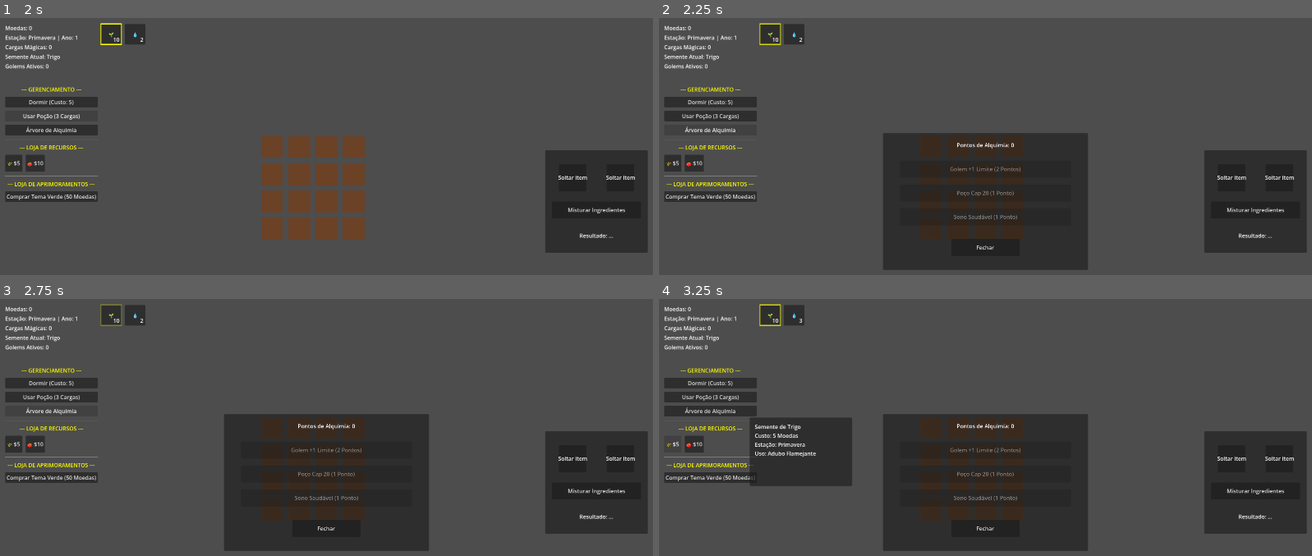
Above: before the commit, frames 1-4 (two rows, left to right).
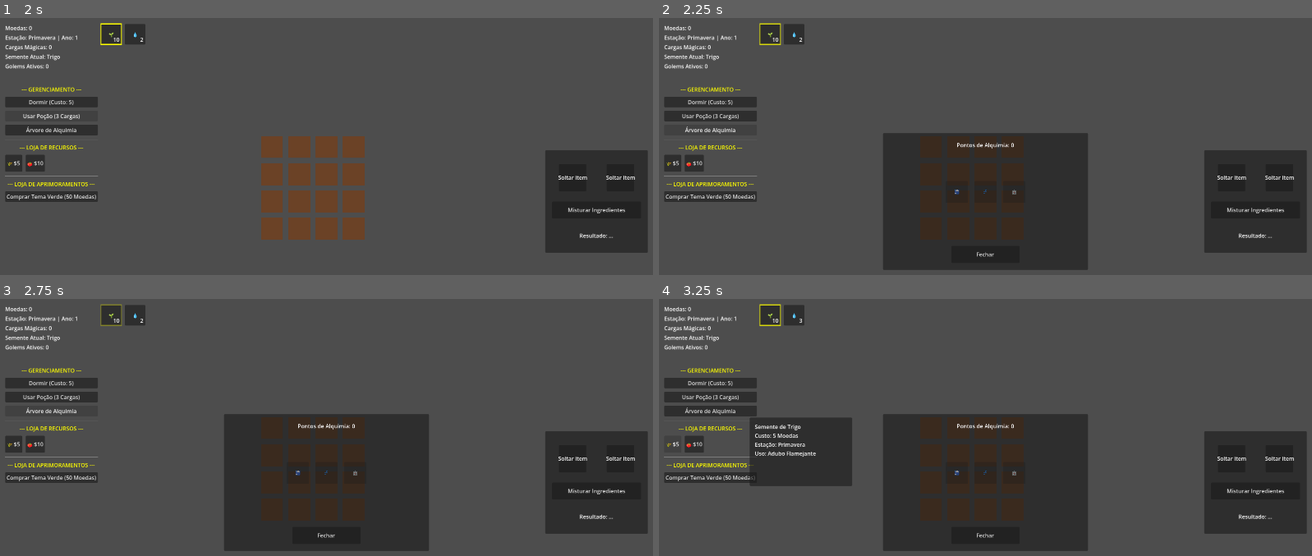
Above: after the commit, the same moments.

Repository: LeandroSatsuki/Cauldron-Crops
Game: Godot game, scene res://Scenes/Main.tscn
The game is run twice, just before and just after one commit, with the same random seed, the same clock (stepped at 60 frames per second) and the same inputs.
Inputs:
- Up to frame 1 (2 s): click "Dormir (Custo: 5)" at 0.5 s; click "Usar Poção (3 Cargas)" at 1.25 s
- Up to frame 2 (2.25 s): click "Árvore de Alquimia" at 2 s
- Up to frame 3 (2.75 s): no input
- Up to frame 4 (3.25 s): click "🌾 $5" at 2.75 s

Frame 1 is identical in both runs. In frame 2, 0.3% of the frame differs, in the area x 44-56%, y 57-93%; in frame 3, 0.3%; in frame 4, 0.3%.

Commit message:
pontos de alquimia e skill tree funcional

Diff:
--- a/Scenes/SkillTree.tscn
+++ b/Scenes/SkillTree.tscn
@@ -28,34 +28,49 @@
 horizontal_alignment = 1
 vertical_alignment = 1
 
-[node name="BtnSkillGolem" type="Button" parent="."]
-layout_mode = 0
-offset_left = 50.0
-offset_top = 80.0
-offset_right = 550.0
-offset_bottom = 130.0
-text = "Golem +1 Limite (2 Pontos)"
+[node name="TeiaSkills" type="GridContainer" parent="."]
+layout_mode = 1
+anchors_preset = 8
+anchor_left = 0.5
+anchor_top = 0.5
+anchor_right = 0.5
+anchor_bottom = 0.5
+offset_left = -116.0
+offset_top = -60.0
+offset_right = 116.0
+offset_bottom = 20.0
+grow_horizontal = 2
+grow_vertical = 2
+theme_override_constants/h_separation = 20
+theme_override_constants/v_separation = 20
+columns = 3
 
-[node name="BtnSkillAgua" type="Button" parent="."]
-layout_mode = 0
-offset_left = 50.0
-offset_top = 150.0
-offset_right = 550.0
-offset_bottom = 200.0
-text = "Poço Cap 20 (1 Ponto)"
+[node name="BtnSkillAgua" type="Button" parent="TeiaSkills"]
+custom_minimum_size = Vector2(64, 64)
+layout_mode = 2
+text = "🚰"
 
-[node name="BtnSkillDormir" type="Button" parent="."]
-layout_mode = 0
-offset_left = 50.0
-offset_top = 220.0
-offset_right = 550.0
-offset_bottom = 270.0
-text = "Sono Saudável (1 Ponto)"
+[node name="BtnSkillDormir" type="Button" parent="TeiaSkills"]
+custom_minimum_size = Vector2(64, 64)
+layout_mode = 2
+text = "💤"
+
+[node name="BtnSkillGolem" type="Button" parent="TeiaSkills"]
+custom_minimum_size = Vector2(64, 64)
+layout_mode = 2
+text = "🤖"
 
 [node name="BtnFechar" type="Button" parent="."]
-layout_mode = 0
-offset_left = 200.0
-offset_top = 310.0
-offset_right = 400.0
-offset_bottom = 360.0
+layout_mode = 1
+anchors_preset = 7
+anchor_left = 0.5
+anchor_top = 1.0
+anchor_right = 0.5
+anchor_bottom = 1.0
+offset_left = -100.0
+offset_top = -70.0
+offset_right = 100.0
+offset_bottom = -20.0
+grow_horizontal = 2
+grow_vertical = 0
 text = "Fechar"
--- a/Scripts/SkillTree.gd
+++ b/Scripts/SkillTree.gd
@@ -1,12 +1,19 @@
 extends Panel
 
 @onready var points_label: Label = $PointsLabel
-@onready var btn_skill_golem: Button = $BtnSkillGolem
-@onready var btn_skill_agua: Button = $BtnSkillAgua
-@onready var btn_skill_dormir: Button = $BtnSkillDormir
+@onready var btn_skill_golem: Button = $TeiaSkills/BtnSkillGolem
+@onready var btn_skill_agua: Button = $TeiaSkills/BtnSkillAgua
+@onready var btn_skill_dormir: Button = $TeiaSkills/BtnSkillDormir
 @onready var btn_fechar: Button = $BtnFechar
 
 func _ready() -> void:
+	if btn_skill_agua:
+		btn_skill_agua.tooltip_text = "Nascente Infinita\nCusto: 1 Ponto\nEfeito: Expande a capacidade máxima do poço para 20 de água."
+	if btn_skill_dormir:
+		btn_skill_dormir.tooltip_text = "Sono Saudável\nCusto: 1 Ponto\nEfeito: Reduz o custo base do sono para 2 moedas e suaviza o multiplicador de spam."
+	if btn_skill_golem:
+		btn_skill_golem.tooltip_text = "Mestre dos Golems\nCusto: 2 Pontos\nEfeito: Aumenta o limite máximo de Golems ativos em +1."
+
 	if btn_skill_golem:
 		btn_skill_golem.pressed.connect(_on_btn_skill_golem_pressed)
 	if btn_skill_agua:
